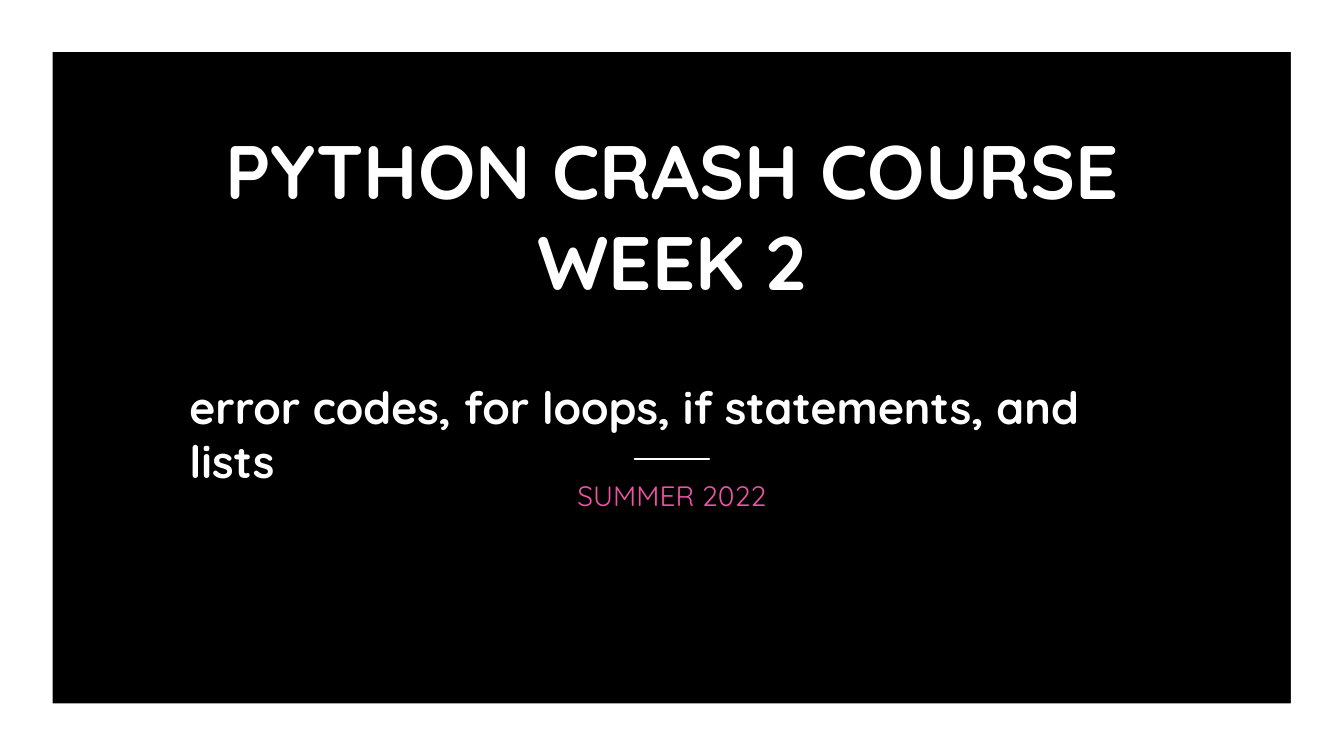
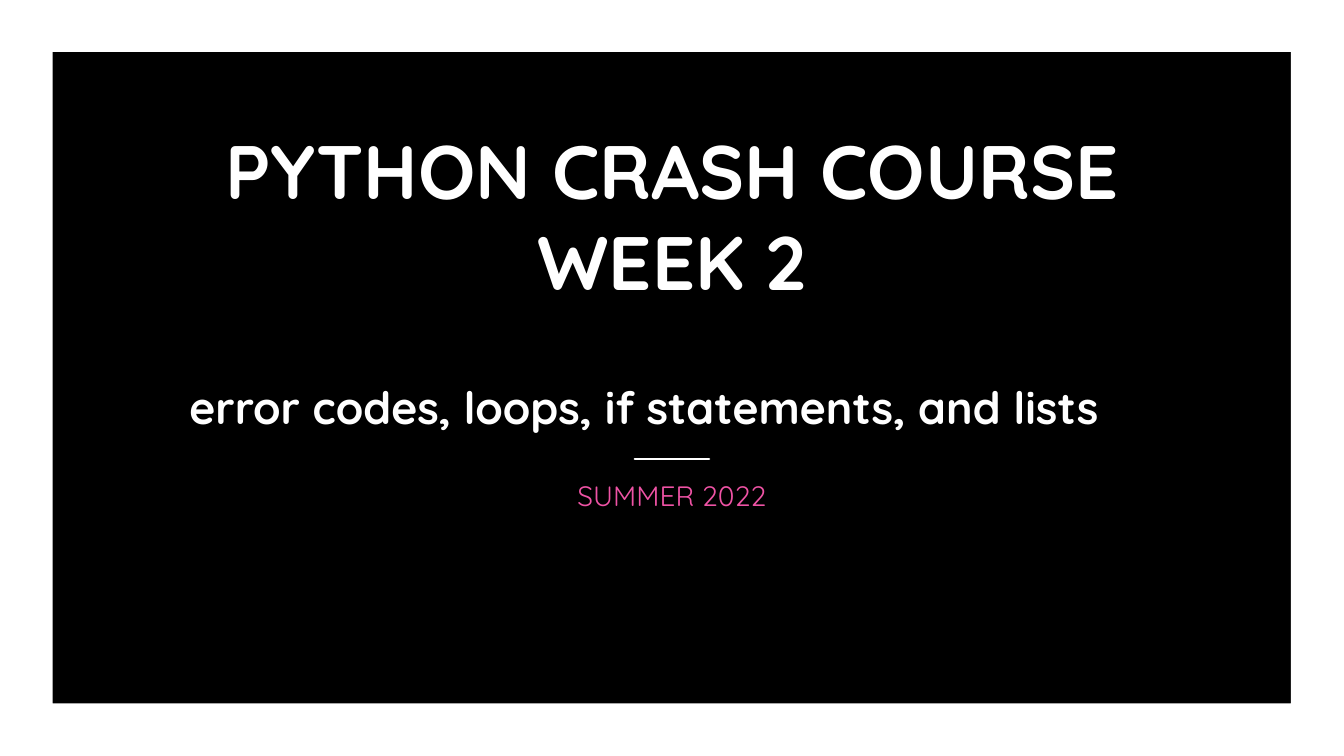
Before and after one commit to jmartineau1993/Intro-to-Python, a slide deck: slide 1 of PPTs/Week2.pptx. Drawn at 1344x756 pixels with LibreOffice and Linux fonts; fonts in the diff are those of the drawing; background and template pictures are left out. Boxes give left, top, right and bottom in pixels: in the first picture for what was removed or moved away, otherwise in the second. Text is boxed around its words. In the diff, an @@ line names an element or a change of style, - is before the commit and + after.

Commit message:
Finished everything for Week 3

```diff
--- a/PPTs/Week2.pptx
+++ b/PPTs/Week2.pptx
@@ text at bbox=[189, 391, 1098, 433]: text changed @@
-error codes, for loops, if statements, and lists
+error codes, loops, if statements, and lists
```
Also in this commit, not shown: 4 other files.
